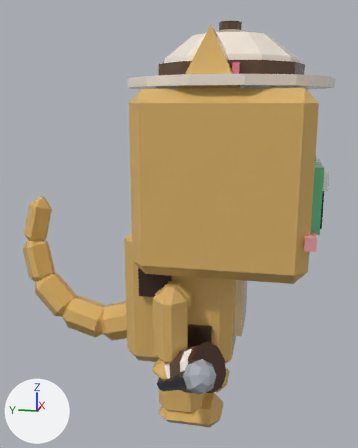
A saved change to the glTF model assets/cat-cafe/exports/CatCafe_Cat_Bengal_Work.glb.
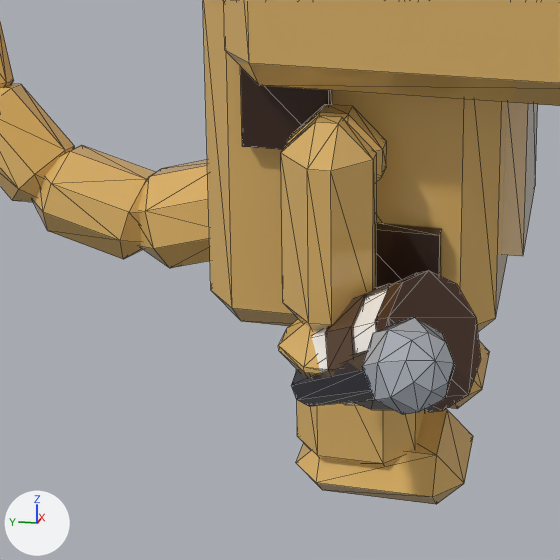
There are two pictures of each version: one whole from a 50 mm camera at (-2.451, -0.495, 1.619) aimed at (0.083, 0.012, 0.985), one close up on the part from 14% to 71% of the width and 54% to 100% of the height. The axes (+X, +Y, +Z) are drawn at lower left. The lights are the same throughout. The last two pictures show the newer version. The close-ups show mesh edges as thin lines. Vertices at exactly the same position are counted once.

The older version as bpy lines, for what is in view:
```python
me_catcafe_cat_bengal_work_head = bpy.data.meshes.new('CatCafe_Cat_Bengal_Work_Head')
me_catcafe_cat_bengal_work_head.from_pydata(...)  # 96 vertices, 152 faces; spans x -0.475..0.475, y -0.594..0.219, z -0.095..0.703
me_catcafe_cat_bengal_work_head.materials.append(mat_catcafe_palette)
me_catcafe_cat_bengal_work_held_barista = bpy.data.meshes.new('CatCafe_Cat_Bengal_Work_Held_Barista')
me_catcafe_cat_bengal_work_held_barista.from_pydata(...)  # 60 vertices, 108 faces; spans x -0.184..0.07, y -0.247..0.041, z -0.086..0.175
me_catcafe_cat_bengal_work_held_barista.materials.append(mat_catcafe_palette)
me_catcafe_cat_bengal_work_held_entertainer = bpy.data.meshes.new('CatCafe_Cat_Bengal_Work_Held_Entertainer')
me_catcafe_cat_bengal_work_held_entertainer.from_pydata(...)  # 50 vertices, 92 faces; spans x -0.262..0.013, y -0.222..0.068, z -0.1..0.158
me_catcafe_cat_bengal_work_held_entertainer.materials.append(mat_catcafe_palette)
ob_catcafe_cat_bengal_work_head = bpy.data.objects.new('CatCafe_Cat_Bengal_Work_Head', me_catcafe_cat_bengal_work_head)
ob_catcafe_cat_bengal_work_head.location = (0.0, -0.095, 0.969)
ob_catcafe_cat_bengal_work_held_barista = bpy.data.objects.new('CatCafe_Cat_Bengal_Work_Held_Barista', me_catcafe_cat_bengal_work_held_barista)
ob_catcafe_cat_bengal_work_held_barista.location = (-0.451, -0.067, 0.437)
ob_catcafe_cat_bengal_work_held_entertainer = bpy.data.objects.new('CatCafe_Cat_Bengal_Work_Held_Entertainer', me_catcafe_cat_bengal_work_held_entertainer)
ob_catcafe_cat_bengal_work_held_entertainer.location = (-0.451, -0.067, 0.437)
# also in view: 'CatCafe_Cat_Bengal_Work_Tail' at (0.029, 0.534, 0.715); 'CatCafe_Cat_Bengal_Work_LegF2' at (-0.451, -0.066, 0.606); 'CatCafe_Cat_Bengal_Work_Body' at (0.0, -0.076, 0.703); 'CatCafe_Cat_Bengal_Work_LegB2' at (-0.162, -0.105, 0.209)
```
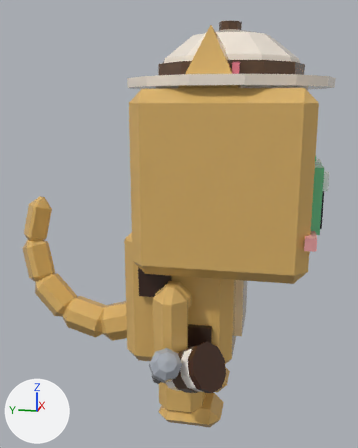
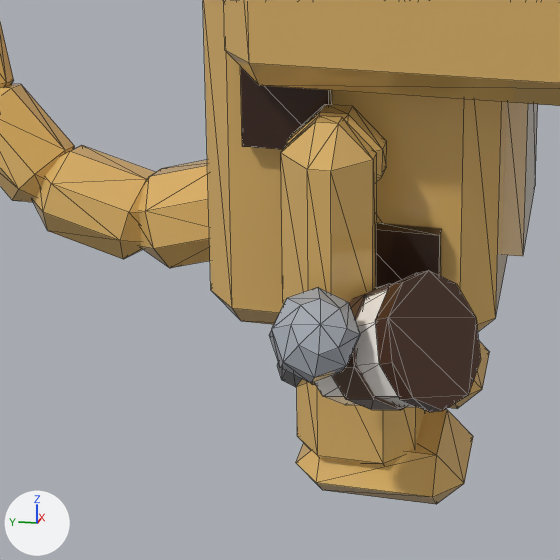
Boxes [x1, y1, x2, y2] around the edits, measured in the close-ups (560 x 560 px; the box of a moved part takes in the faces that stretch with it):
'CatCafe_Cat_Bengal_Work_Held_Entertainer', reshaped (44% narrower): before [291, 318, 454, 415]; after [269, 287, 360, 387]
part 1 of me_catcafe_cat_bengal_work_held_entertainer, moved or reshaped: before [363, 318, 454, 415]; after [269, 287, 360, 383]
part 2 of me_catcafe_cat_bengal_work_held_entertainer, moved or reshaped: before [291, 349, 375, 406]; after [277, 363, 308, 387]

Diff of the bpy script that builds the scene:
```diff
--- a/assets/cat-cafe/exports/CatCafe_Cat_Bengal_Work.glb.py
+++ b/assets/cat-cafe/exports/CatCafe_Cat_Bengal_Work.glb.py
@@ me_catcafe_cat_bengal_work_held_entertainer @@
 # used by ob_catcafe_cat_bengal_work_held_entertainer; location = (-0.451, -0.067, 0.437)
-me_catcafe_cat_bengal_work_held_entertainer.from_pydata(...)  # 50 vertices, 92 faces; spans x -0.262..0.013, y -0.222..0.068, z -0.1..0.158
+me_catcafe_cat_bengal_work_held_entertainer.from_pydata(...)  # 50 vertices, 92 faces; spans x -0.234..0.027, y -0.074..0.1, z -0.076..0.181
+# me_catcafe_cat_bengal_work_held_entertainer part 1: the loose piece of 34 vertices spanning x -0.262..-0.126, y -0.222..-0.086, z 0.026..0.158 is multiplied about its middle by the matrix ((0.626, 0.739, 0.247), (-0.615, 0.663, -0.427), (-0.48, 0.115, 0.87)), then moved by (0.027, 0.151, 0.019)
+# me_catcafe_cat_bengal_work_held_entertainer part 2: 16 of 50 vertices moved; they spanned x -0.212..0.013, y -0.169..0.068, z -0.1..0.112 and now span x -0.175..0.027, y -0.036..0.1, z -0.076..0.124; mean shift (0.025, 0.083, 0.018); largest move (-0.202, -0.142, 0.043) -> (-0.175, 0.031, 0.074)
 me_catcafe_cat_bengal_work_held_entertainer.materials.append(mat_catcafe_palette)
```
